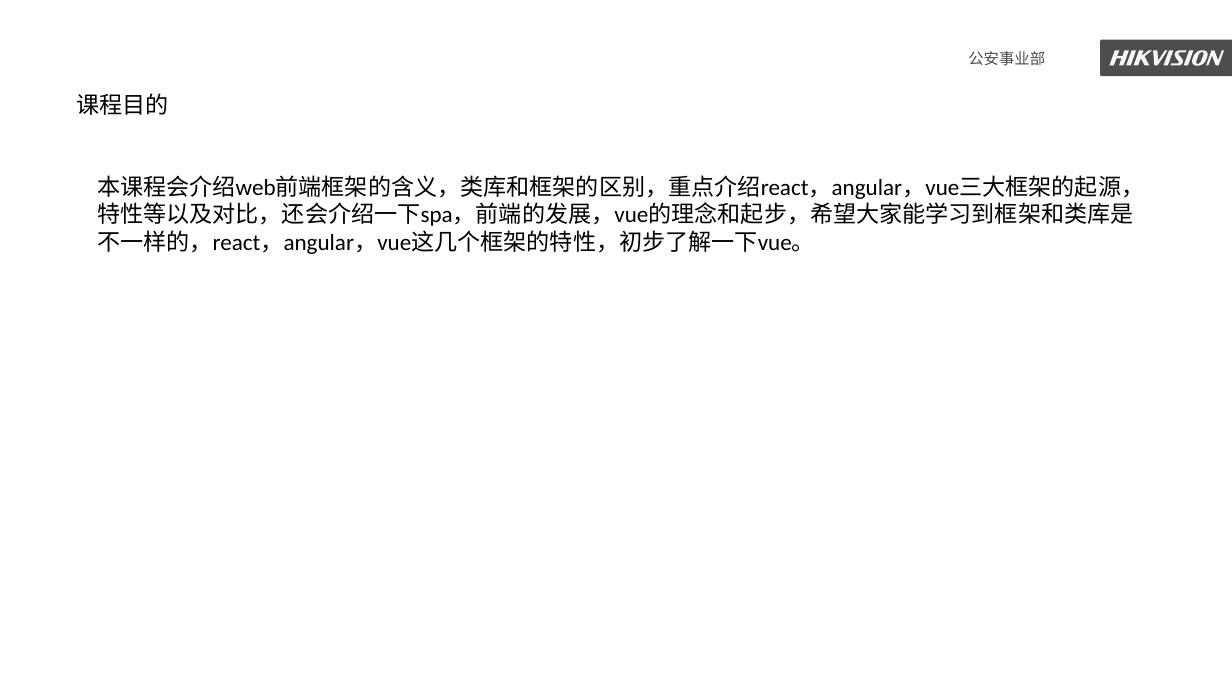
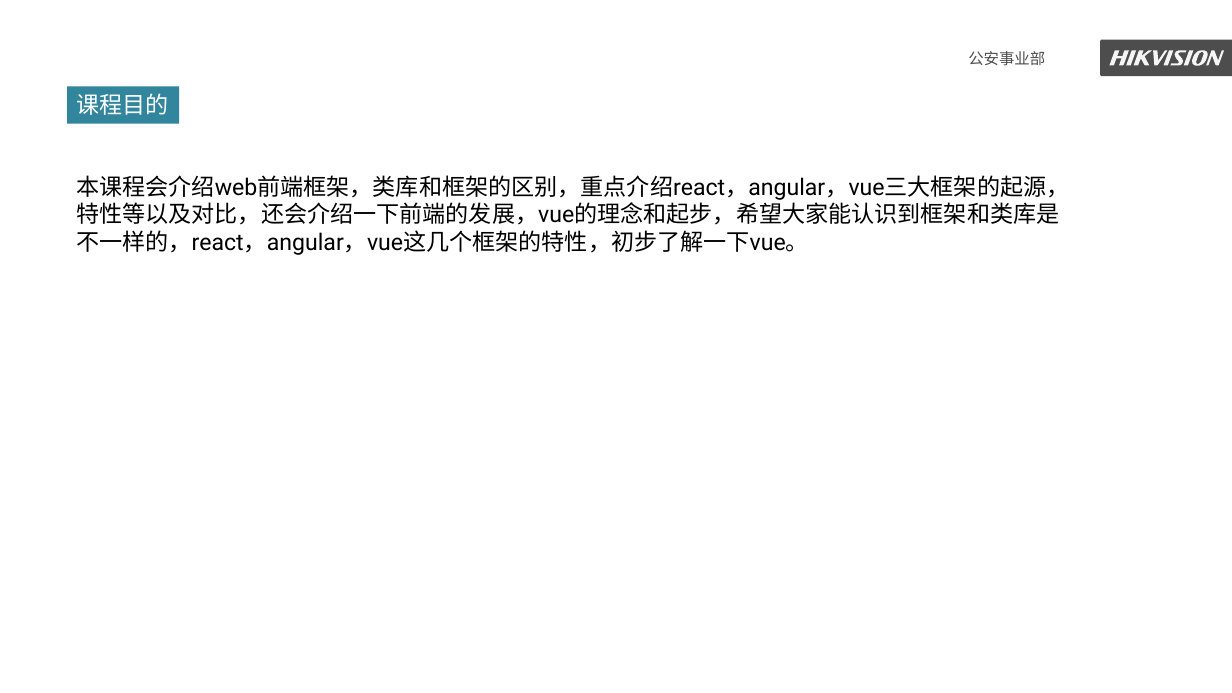
Before and after one commit to kaisajiang/Vue-Classroom, a slide deck: slide 3 of class1/Web前端框架介绍0.pptx. Drawn at 1232x693 pixels with LibreOffice and Linux fonts; fonts in the diff are those of the drawing. Boxes give left, top, right and bottom in pixels: in the first picture for what was removed or moved away, otherwise in the second. Text is boxed around its words. In the diff, an @@ line names an element or a change of style, - is before the commit and + after.

```diff
--- a/class1/Web前端框架介绍0.pptx
+++ b/class1/Web前端框架介绍0.pptx
@@ rectangle "课程目的": place and size @@
-rectangle "课程目的" at [76,93,168,115]
+rectangle "课程目的" at [67,86,179,123]
@@ rectangle "课程目的" at [67,86,179,123]: font Calibri to Roboto, text colour #000000 to #FFFFFF; fill none to #31859C @@
@@ text "本课程会介绍web前端框架，类库和框架的区别，重点介绍react，angular，vue三大框架的起源，": place and size @@
-text "本课程会介绍web前端框架，类库和框架的区别，重点介绍react，angular，vue三大框架的起源，" at [97,175,1144,254]
+text "本课程会介绍web前端框架，类库和框架的区别，重点介绍react，angular，vue三大框架的起源，" at [76,175,1069,255]
@@ text at [76,175,1069,225]: text changed; font Calibri to Roboto @@
-本课程会介绍web前端框架的含义，类库和框架的区别，重点介绍react，angular，vue三大框架的起源，
-特性等以及对比，还会介绍一下spa，前端的发展，vue的理念和起步，希望大家能学习到框架和类库是
+本课程会介绍web前端框架，类库和框架的区别，重点介绍react，angular，vue三大框架的起源，
+特性等以及对比，还会介绍一下前端的发展，vue的理念和起步，希望大家能认识到框架和类库是
@@ text at [76,230,809,255]: font Calibri to Roboto in "不一样的，react，angular，vue这几个框架的特性，初步了解一下vue。" @@
```
Also in this commit, not shown: 36 other slides changed, 2 other files.
